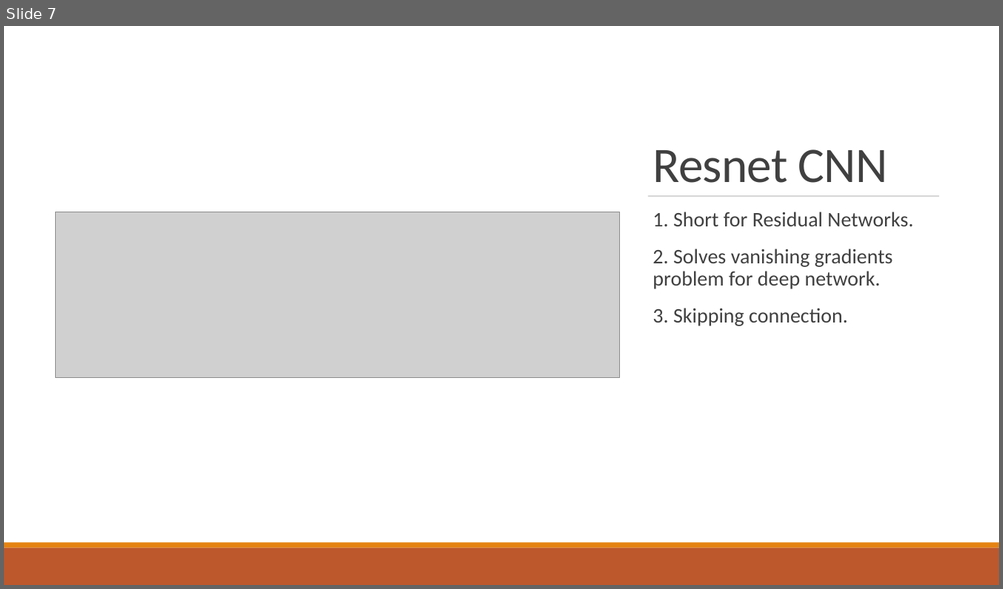
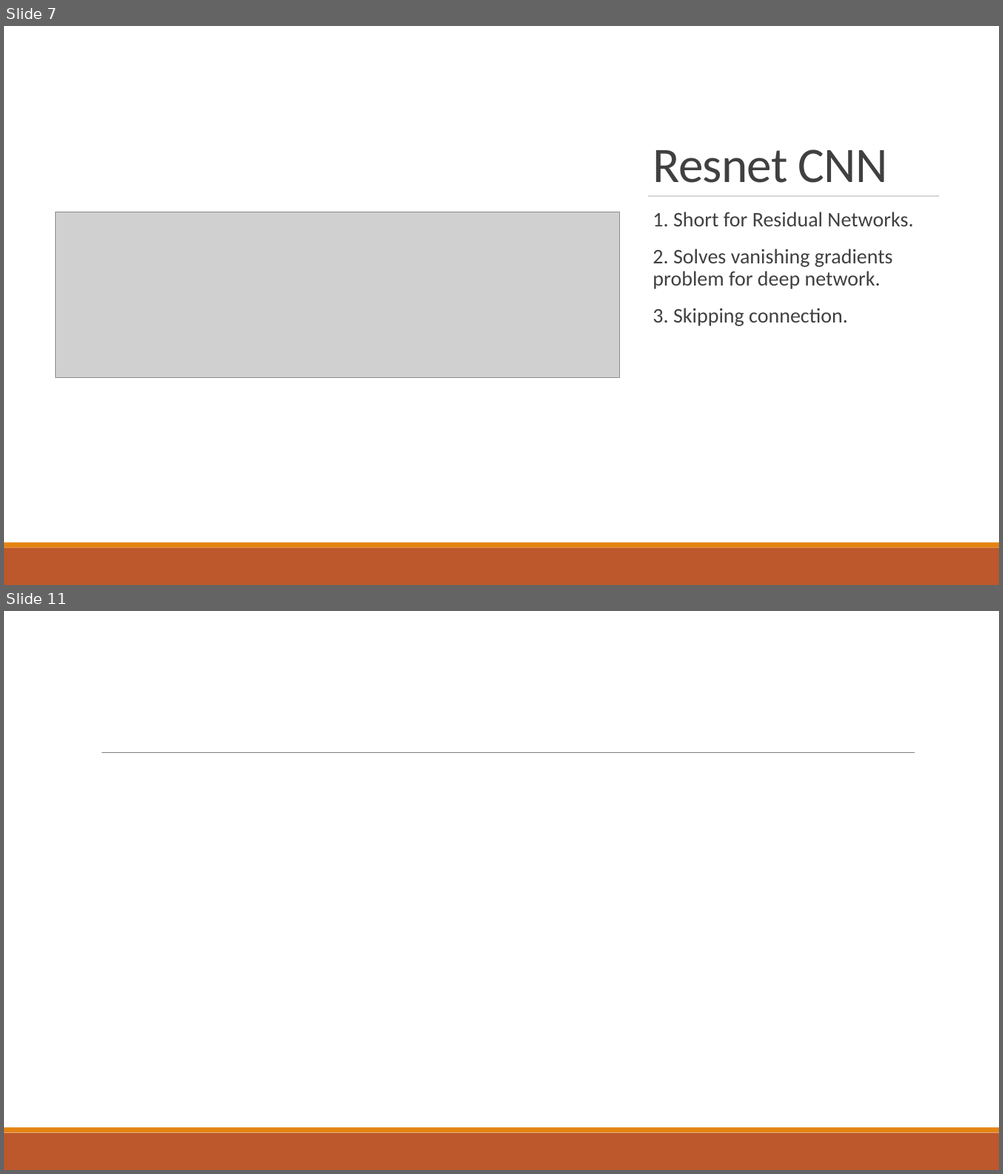
Before and after one commit to MicroRAsus/MLPR-Final-Project, a slide deck: CNNRNNProjectPresentation.pptx. Shown one above the other, each under a label of ours: slide 7 before the commit, slides 7 and 11 after it; the slides between them are not shown. The pictures are 1003x589 and 1003x1174 pixels, drawn with LibreOffice and Linux fonts; fonts in the diff are those of the drawing; grey boxes stand for pictures; background and template pictures are left out. Boxes give left, top, right and bottom in pixels: in the first picture for what was removed or moved away, otherwise in the second. Text is boxed around its words. In the diff, an @@ line names an element or a change of style, - is before the commit and + after.

```diff
--- a/CNNRNNProjectPresentation.pptx
+++ b/CNNRNNProjectPresentation.pptx
@@ slide 11 added at box(4, 611, 999, 1170), background picture (left out) @@
@@ line added from (102, 753) to (915, 753), #808080 0.5 pt @@
@@ rectangle added at box(4, 1133, 999, 1170), fill #BD582C @@
@@ rectangle added at box(4, 1128, 999, 1133), fill #E48312 @@
```
Also in this commit, not shown: 6 slides changed, 3 other slides added, 6 slides removed.
